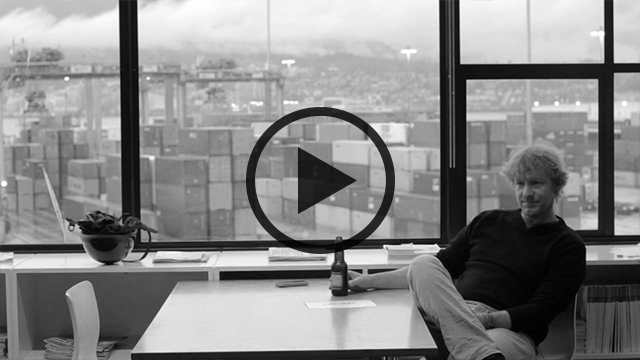
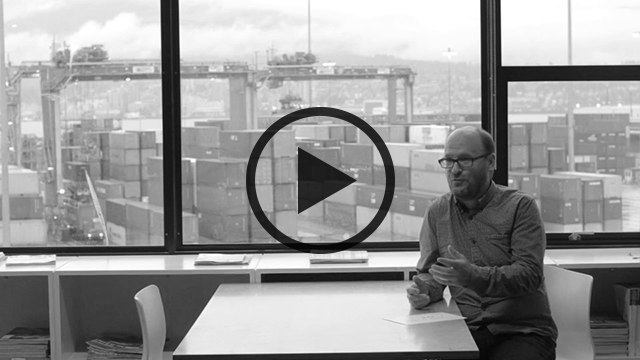
Comparing the layer stacks of the two (640, 360) images. Changes:
hid "Layer 2" over 0, 0, 640, 360
hid "Layer 1" over 0, 0, 640, 360
